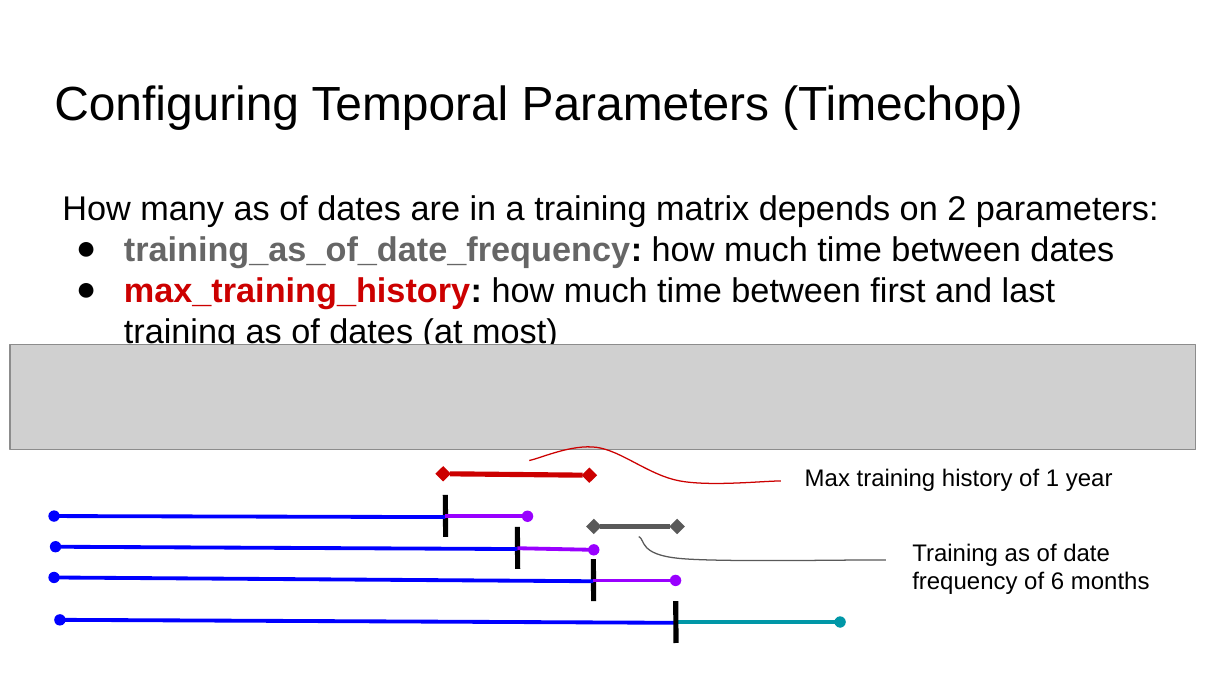
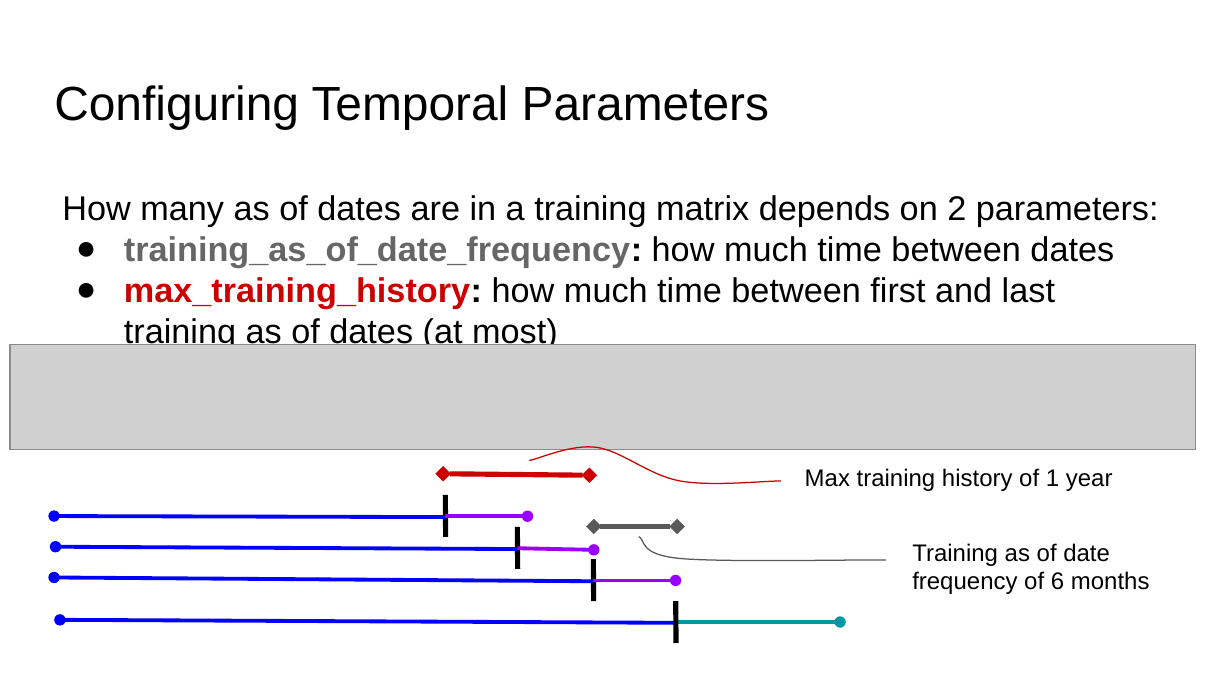
Before and after one commit to dssg/hitchhikers-guide, a slide deck: slide 35 of curriculum/3_modeling_and_machine_learning/temporal-cross-validation/temporal_cross_validation_slides.pptx. Drawn at 1232x693 pixels with LibreOffice and Linux fonts; fonts in the diff are those of the drawing; grey boxes stand for pictures. Boxes give left, top, right and bottom in pixels: in the first picture for what was removed or moved away, otherwise in the second. Text is boxed around its words. In the diff, an @@ line names an element or a change of style, - is before the commit and + after.

Commit message:
remove "timechop" + capitalize "AS"

```diff
--- a/curriculum/3_modeling_and_machine_learning/temporal-cross-validation/temporal_cross_validation_slides.pptx
+++ b/curriculum/3_modeling_and_machine_learning/temporal-cross-validation/temporal_cross_validation_slides.pptx
@@ title at bbox=[54, 85, 769, 129]: text changed @@
-Configuring Temporal Parameters (Timechop)
+Configuring Temporal Parameters
```
Also in this commit, not shown: 1 other slide changed, 1 other file.
